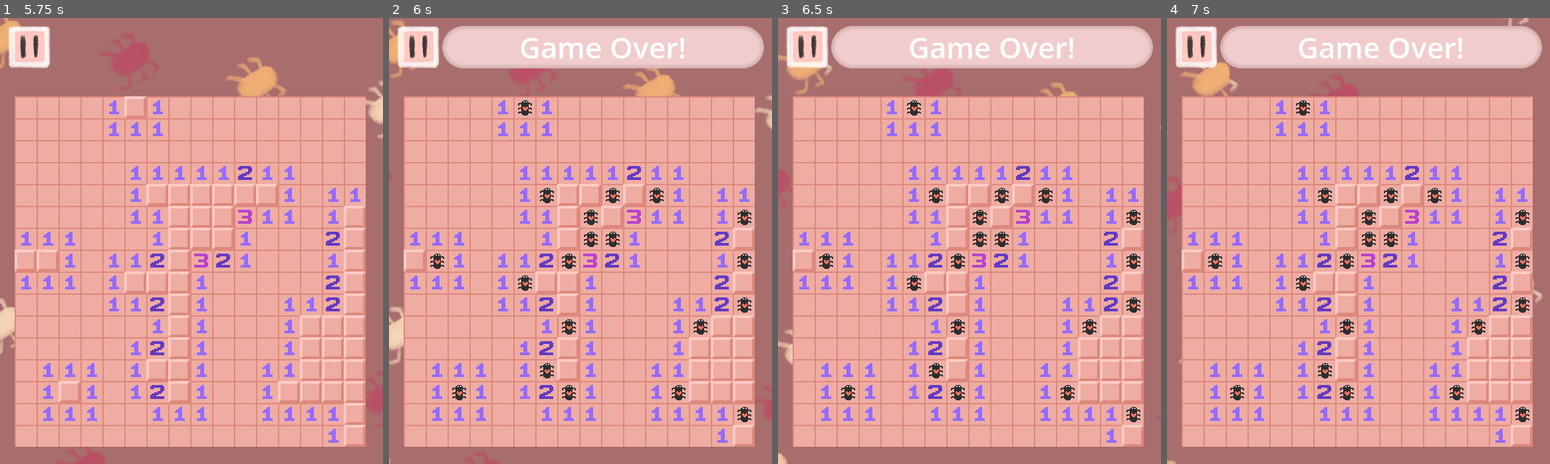
Above: before the commit, frames 1-4 (left to right).
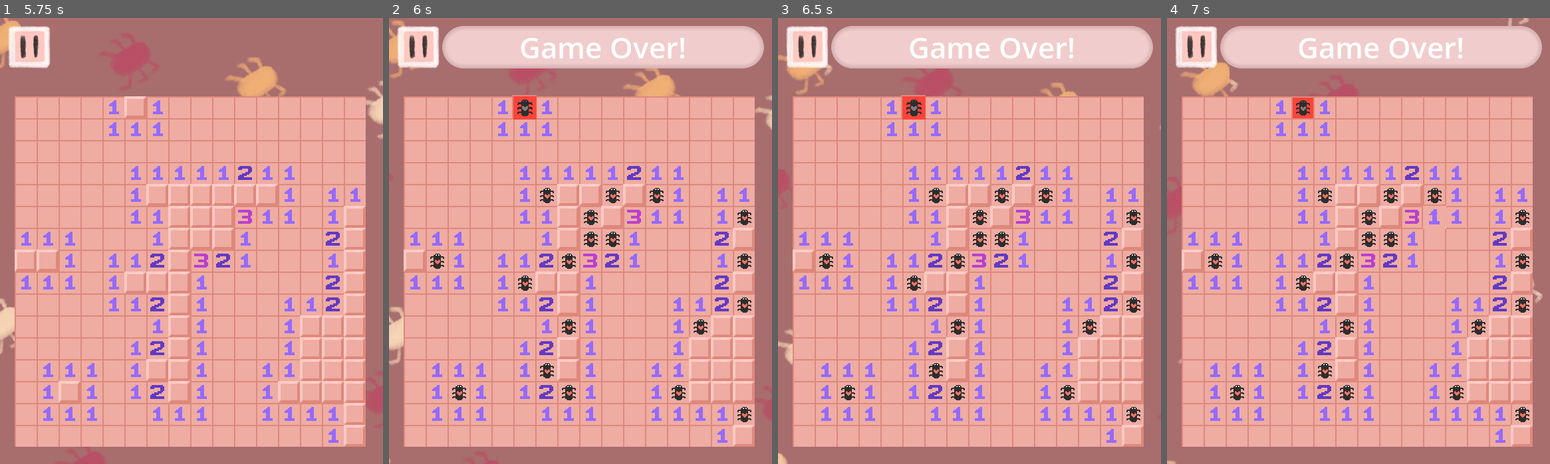
Above: after the commit, the same moments.

Repository: Somebud0180/CritterSweeper
Game: Godot game, scene res://scenes/menu.tscn
Two runs of this game, one before a commit and one after it. Both use one fixed random seed, a clock stepped at 60 frames per second and the inputs below.
Inputs (mouse positions are in pixels of both pictures, inside the frame that each line leads up to):
- Up to frame 1 (5.75 s): click "Start Game" at 0.5 s; click "Normal (16x16 Tiles)" at 1.25 s; click (26, 107) at 2 s; click (45, 107) at 2.77 s; click (68, 107) at 3.52 s; click (91, 107) at 4.27 s; click (114, 107) at 5.02 s
- Up to frame 2 (6 s): click (523, 107) at 5.77 s
- Up to frame 3 (6.5 s): no input
- Up to frame 4 (7 s): tap Enter at 6.5 s; move the mouse to (1442, 218) at 6.52 s; hold Right from 6.53 s (still down); tap Alt at 6.6 s; click (1442, 218) at 6.67 s

Frame 1 is identical in both runs. In frame 2, 0.3% of the frame differs, in the area x 32-39%, y 17-23%; in frame 3, 0.3%; in frame 4, 0.3%, in the area x 32-73%, y 17-48%.

Commit message:
Improved tile animation, reacts to hover and presses differently now. Also fixed sizing to screen, it should react when the window is resized now.

Diff:
--- a/scenes/game.tscn
+++ b/scenes/game.tscn
@@ -21,6 +21,7 @@
 scroll_container = NodePath("ScrollContainer")
 
 [node name="ScrollContainer" type="ScrollContainer" parent="."]
+clip_contents = false
 layout_mode = 2
 horizontal_scroll_mode = 4
 vertical_scroll_mode = 4
--- a/scenes/tile.tscn
+++ b/scenes/tile.tscn
@@ -6,6 +6,21 @@
 [sub_resource type="AtlasTexture" id="AtlasTexture_0wfyh"]
 atlas = ExtResource("1_ywnoi")
 region = Rect2(0, 0, 32, 32)
+
+[sub_resource type="Animation" id="Animation_jy7pm"]
+length = 0.001
+tracks/0/type = "value"
+tracks/0/imported = false
+tracks/0/enabled = true
+tracks/0/path = NodePath(".:scale")
+tracks/0/interp = 1
+tracks/0/loop_wrap = true
+tracks/0/keys = {
+"times": PackedFloat32Array(0),
+"transitions": PackedFloat32Array(1),
+"update": 0,
+"values": [Vector2(1, 1)]
+}
 
 [sub_resource type="Animation" id="Animation_ywnoi"]
 resource_name = "press_down"
@@ -23,21 +38,6 @@
 "transitions": PackedFloat32Array(0.5),
 "update": 2,
 "values": [Vector2(1.1, 1.1)]
-}
-
-[sub_resource type="Animation" id="Animation_jy7pm"]
-length = 0.001
-tracks/0/type = "value"
-tracks/0/imported = false
-tracks/0/enabled = true
-tracks/0/path = NodePath(".:scale")
-tracks/0/interp = 1
-tracks/0/loop_wrap = true
-tracks/0/keys = {
-"times": PackedFloat32Array(0),
-"transitions": PackedFloat32Array(1),
-"update": 0,
-"values": [Vector2(1, 1)]
 }
 
 [sub_resource type="Animation" id="Animation_q7utx"]
@@ -58,11 +58,28 @@
 "values": [Vector2(1, 1)]
 }
 
+[sub_resource type="Animation" id="Animation_6p3j2"]
+length = 0.1
+capture_included = true
+tracks/0/type = "value"
+tracks/0/imported = false
+tracks/0/enabled = true
+tracks/0/path = NodePath(".:scale")
+tracks/0/interp = 1
+tracks/0/loop_wrap = true
+tracks/0/keys = {
+"times": PackedFloat32Array(0.1),
+"transitions": PackedFloat32Array(0.5),
+"update": 2,
+"values": [Vector2(0.9, 0.9)]
+}
+
 [sub_resource type="AnimationLibrary" id="AnimationLibrary_6p3j2"]
 _data = {
 &"RESET": SubResource("Animation_jy7pm"),
-&"press_down": SubResource("Animation_ywnoi"),
-&"press_up": SubResource("Animation_q7utx")
+&"hover": SubResource("Animation_ywnoi"),
+&"normalize": SubResource("Animation_q7utx"),
+&"press": SubResource("Animation_6p3j2")
 }
 
 [node name="Tile" type="TextureButton" groups=["Tiles"]]
@@ -77,7 +94,6 @@
 size_flags_horizontal = 3
 size_flags_vertical = 3
 mouse_default_cursor_shape = 2
-button_mask = 0
 texture_normal = SubResource("AtlasTexture_0wfyh")
 stretch_mode = 6
 script = ExtResource("2_jy7pm")
@@ -93,5 +109,9 @@
 
 [connection signal="button_down" from="." to="." method="_on_button_down"]
 [connection signal="button_up" from="." to="." method="_on_button_up"]
+[connection signal="focus_entered" from="." to="." method="_on_focus_entered"]
+[connection signal="focus_exited" from="." to="." method="_on_focus_exited"]
 [connection signal="gui_input" from="." to="." method="_on_gui_input"]
+[connection signal="mouse_entered" from="." to="." method="_on_mouse_entered"]
+[connection signal="mouse_exited" from="." to="." method="_on_mouse_exited"]
 [connection signal="timeout" from="Timer" to="." method="_on_timer_timeout"]
--- a/scripts/game.gd
+++ b/scripts/game.gd
@@ -14,6 +14,9 @@
 @export var scroll_container: ScrollContainer
 var tiles = [] # 2D array to store tile instances
 var first_click_done = false
+
+func _ready() -> void:
+	get_tree().root.connect("size_changed", _on_viewport_size_changed)
 
 func start() -> void:
 	for child in grid.get_children():
@@ -39,6 +42,7 @@
 		calculate_adjacent_mines()
 
 	if tile.is_mine:
+		tile.reveal_tile(true)
 		game_over()
 	else:
 		reveal_tile_and_neighbors(x, y)
@@ -180,3 +184,6 @@
 	toast.visible = false
 
 	create_grid()
+
+func _on_viewport_size_changed() -> void:
+	update_tile_sizes()
--- a/scripts/tile.gd
+++ b/scripts/tile.gd
@@ -29,10 +29,14 @@
 			custom_minimum_size = Vector2(custom_tile_size, custom_tile_size)
 			pivot_offset = Vector2(custom_tile_size/2, custom_tile_size/2)
 
-func reveal_tile():
+func reveal_tile(original_press: bool = false):
+	if is_revealed:
+		return
+
 	is_revealed = true
 	if is_mine:
-		texture_normal.region = Rect2(Vector2(170, 0), tile_size)
+		print(original_press)
+		texture_normal.region = Rect2(Vector2(204, 0), tile_size) if original_press else Rect2(Vector2(170, 0), tile_size)
 	else:
 		var x_pos = (adjacent_mines -1) * 34
 		texture_normal.region = Rect2(Vector2(x_pos, 34), tile_size)
@@ -83,11 +87,38 @@
 	else:
 		texture_normal.region = Rect2(Vector2(0,0),tile_size)
 
+# Focus Animation
+func _on_focus_entered() -> void:
+	_enlarge_button()
+
+func _on_focus_exited() -> void:
+	_normalize_button()
+
+# Mouse Animation
+func _on_mouse_entered() -> void:
+	_enlarge_button()
+
+func _on_mouse_exited() -> void:
+	_normalize_button()
+
+# Button Press Animation
 func _on_button_down() -> void:
-	z_index += 1
-	$AnimationPlayer.play("press_down")
+	_press_button()
 
 func _on_button_up() -> void:
-	$AnimationPlayer.play("press_up")
+	_normalize_button()
+
+# Animations
+func _enlarge_button() -> void:
+	z_index += 1
+	$AnimationPlayer.play("hover")
+
+func _normalize_button() -> void:
+	$AnimationPlayer.play("normalize")
 	await $AnimationPlayer.animation_finished
 	z_index -= 1
+
+func _press_button() -> void:
+	$AnimationPlayer.play("press")
+	await $AnimationPlayer.animation_finished
+	z_index -= 1
Not shown: 1 places in scenes/tile.tscn that only renumber resources
